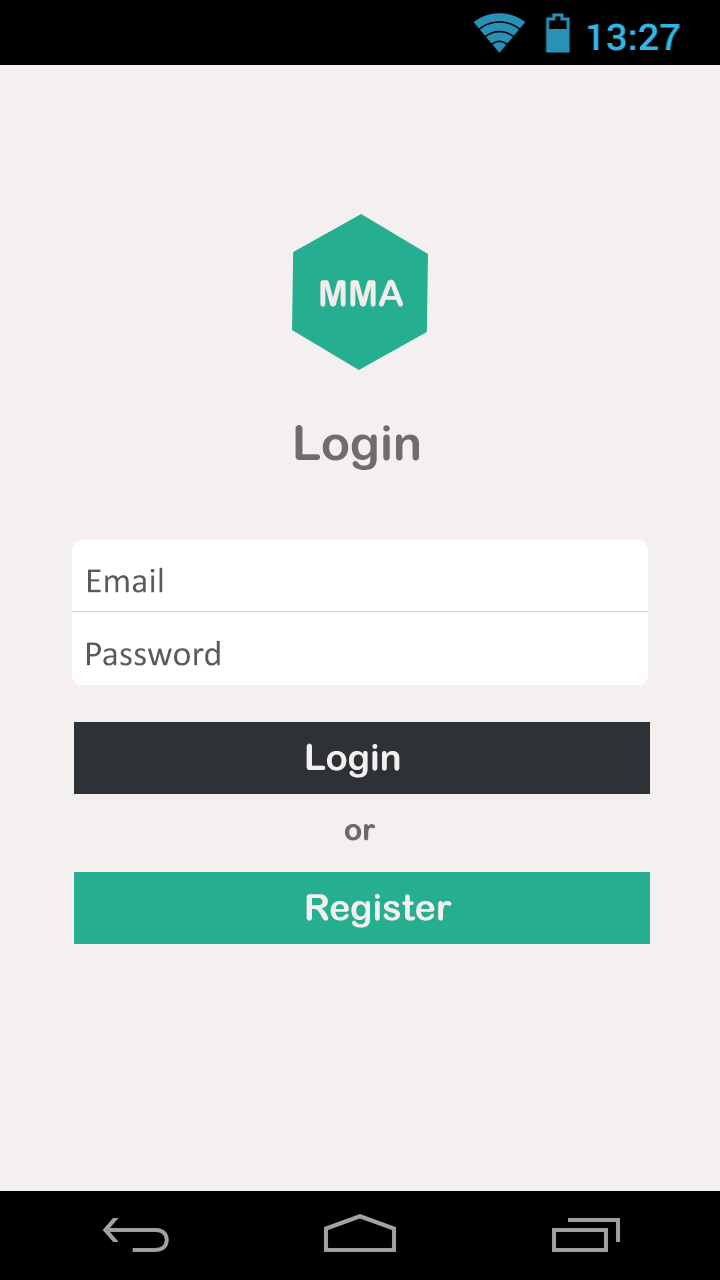
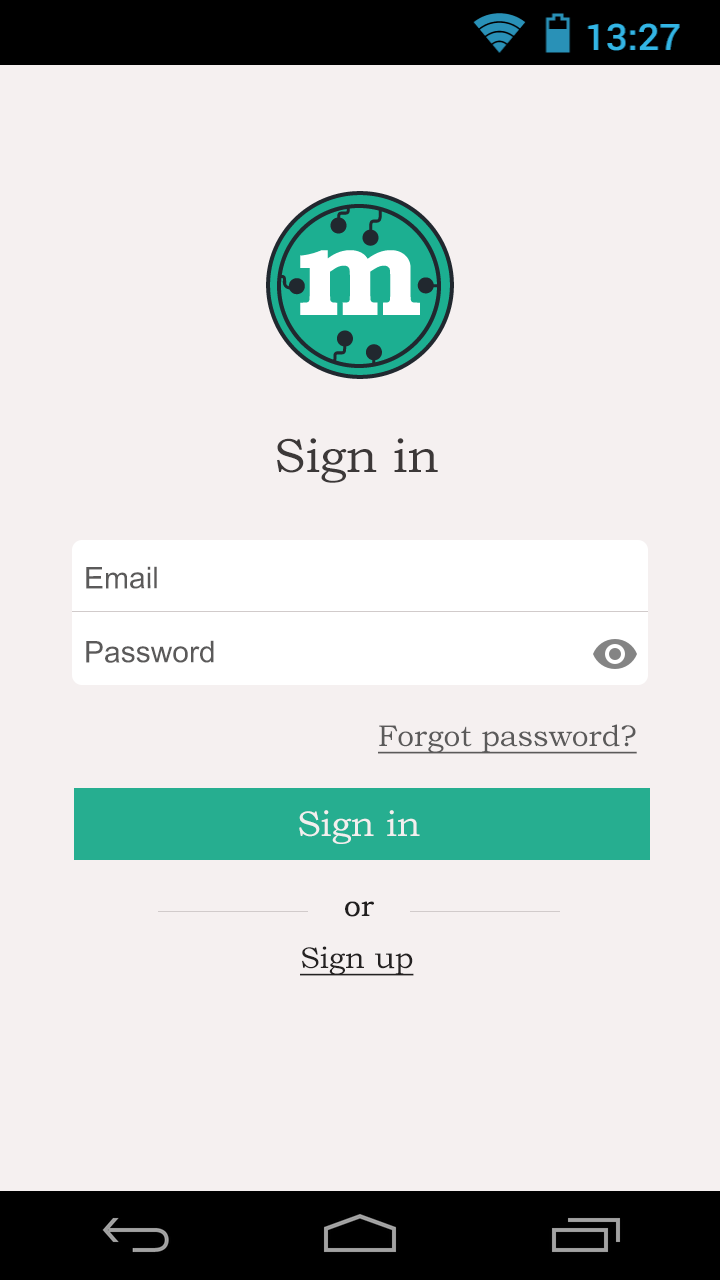
Two versions of the same layered image (720 × 1280). Layer-by-layer changes:
removed layer "MMA" from group "Logo" over [320, 279, 403, 307]
removed layer "Polygon 1" from group "Logo" over [292, 214, 428, 370]
added layer "logo" in group "Logo" over [266, 191, 454, 379]
renamed "Login" to "Sign in", painted on it over [277, 425, 438, 483]
added layer "ic_eye" in group "Form" over [593, 639, 637, 669]
moved "Email hint" above "Password hint", painted on it over [86, 566, 163, 593]
painted on "Password hint" over [86, 640, 220, 666]
added layer "Forgot password?" in group "Activity" over [378, 724, 637, 754]
painted on "or" over [345, 824, 376, 917]
renamed "Register" to "Sign up", painted on it over [300, 894, 452, 976]
renamed "Login" to "Sign in", painted on it over [299, 743, 420, 844]
removed layer "RegisterBtn" from group "Buttons" over [74, 872, 650, 944]
painted on "LoginBtn" over [74, 722, 650, 860]
added layer "line right" in group "Buttons" over [410, 911, 560, 912]
added layer "line left" in group "Buttons" over [158, 911, 308, 912]
